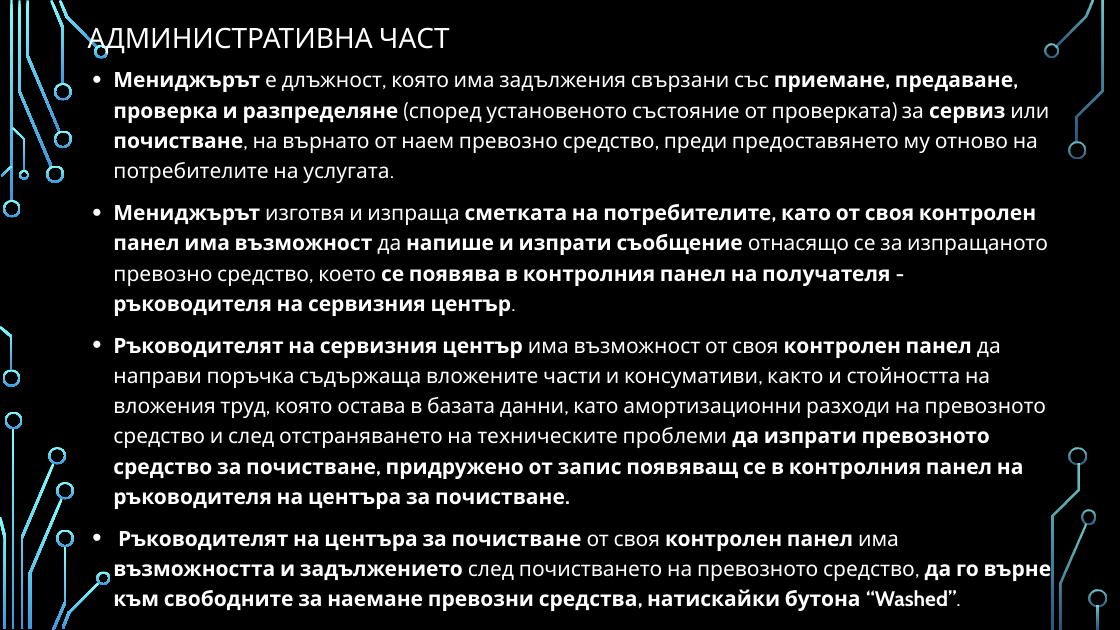
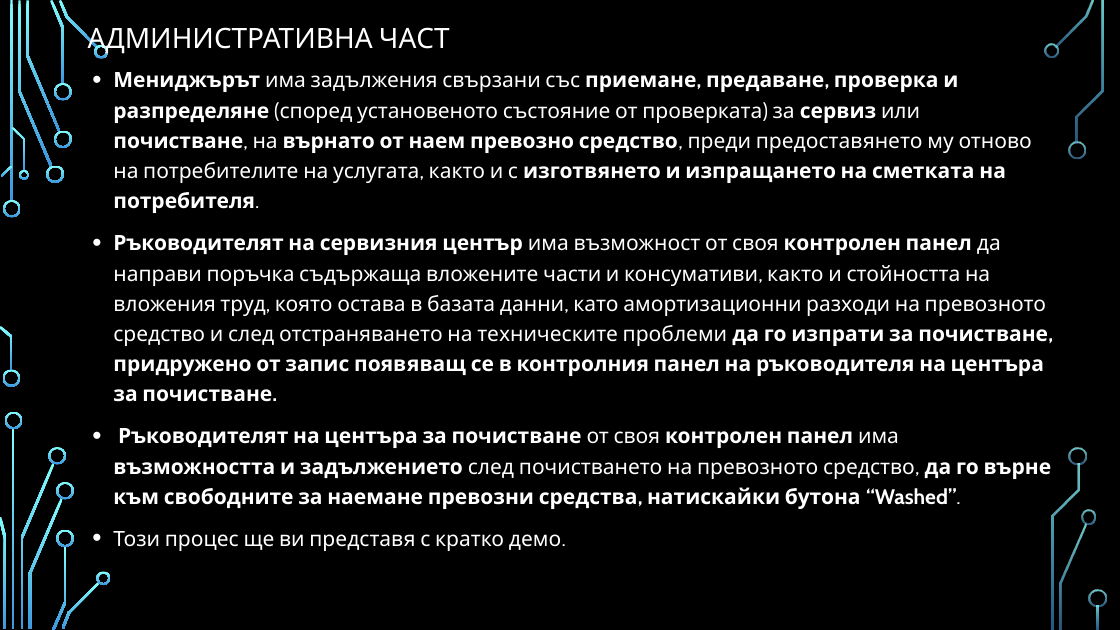
Before and after one commit to Jorjo77/MunicipalityMobilitySystem, a slide deck: slide 8 of MunicipalityMobilitySystemDocs/Short Mobility System.pptx. Drawn at 1120x630 pixels with LibreOffice and Linux fonts; fonts in the diff are those of the drawing; background and template pictures are left out. Boxes give left, top, right and bottom in pixels: in the first picture for what was removed or moved away, otherwise in the second. Text is boxed around its words. In the diff, an @@ line names an element or a change of style, - is before the commit and + after.

```diff
--- a/MunicipalityMobilitySystemDocs/Short Mobility System.pptx
+++ b/MunicipalityMobilitySystemDocs/Short Mobility System.pptx
@@ text at <box>113,72,1048,402</box>: text changed @@
-• Мениджърът е длъжност, която има задължения свързани със приемане, предаване, проверка и разпределяне (според установеното състояние от проверката) за сервиз или почистване, на върнато от наем превозно средство, преди предоставянето му отново на потребителите на услугата.
-• Мениджърът изготвя и изпраща сметката на потребителите, като от своя контролен панел има възможност да напише и изпрати съобщение отнасящо се за изпращаното превозно средство, което се появява в контролния панел на получателя - ръководителя на сервизния център.
-• Ръководителят на сервизния център има възможност от своя контролен панел да направи поръчка съдържаща вложените части и консумативи, както и стойността на вложения труд, която остава в базата данни, като амортизационни разходи на превозното средство и след отстраняването на техническите проблеми да изпрати превозното средство за почистване, придружено от запис появяващ се в контролния панел на ръководителя на центъра за почистване.
+• Мениджърът има задължения свързани със приемане, предаване, проверка и разпределяне (според установеното състояние от проверката) за сервиз или почистване, на върнато от наем превозно средство, преди предоставянето му отново на потребителите на услугата, както и с изготвянето и изпращането на сметката на потребителя.
+• Ръководителят на сервизния център има възможност от своя контролен панел да направи поръчка съдържаща вложените части и консумативи, както и стойността на вложения труд, която остава в базата данни, като амортизационни разходи на превозното средство и след отстраняването на техническите проблеми да го изпрати за почистване, придружено от запис появяващ се в контролния панел на ръководителя на центъра за почистване.
@@ text at <box>113,531,561,551</box>: paragraph added @@
+• Този процес ще ви представя с кратко демо.
```
Also in this commit, not shown: 4 other slides changed, 5 other files.
